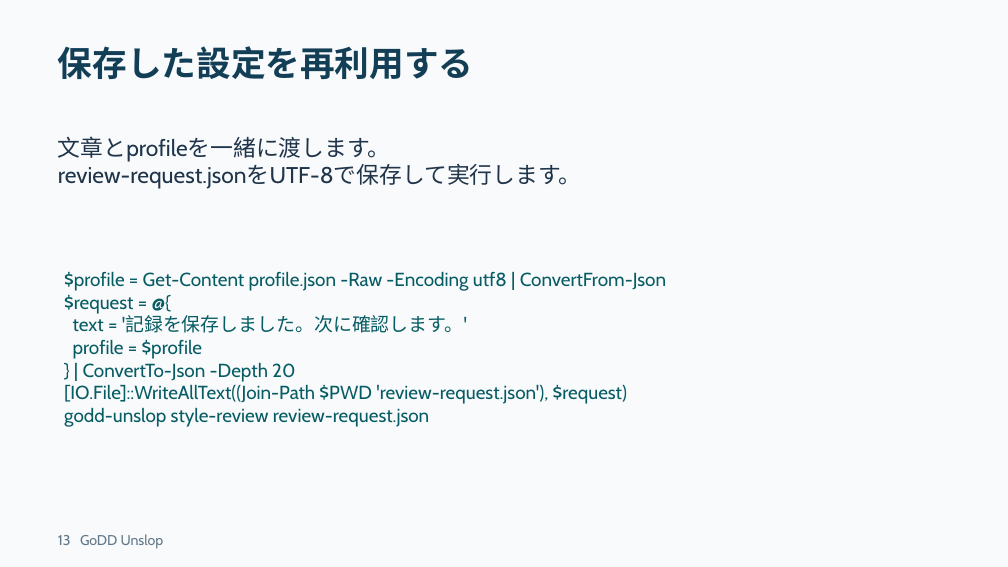
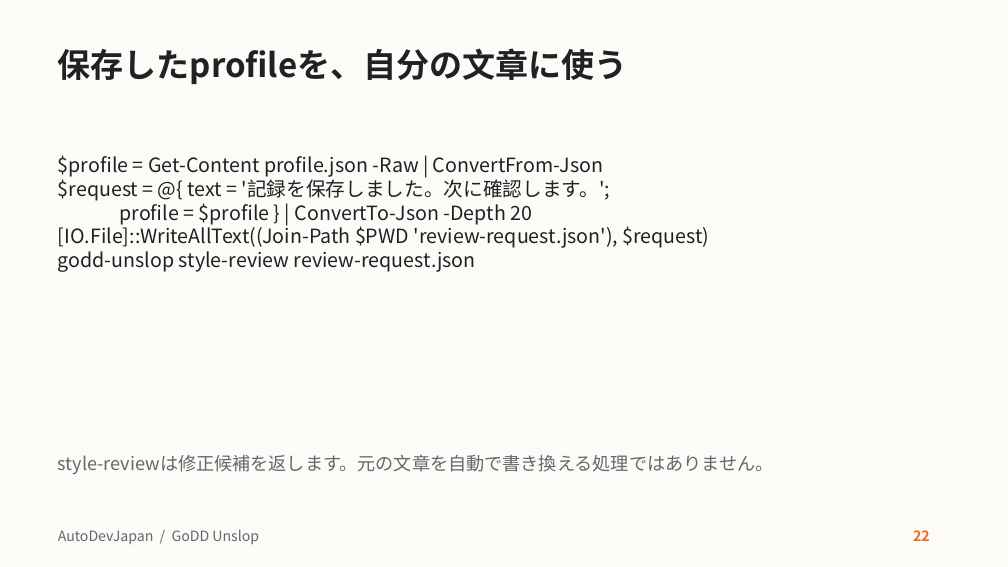
Before and after one commit to AutoDevJapan/GoDD-Unslop, a slide deck: slide 22 of docs/user-guide.pptx (slide 13 before the commit). Drawn at 1008x567 pixels with LibreOffice and Linux fonts; fonts in the diff are those of the drawing. Boxes give left, top, right and bottom in pixels: in the first picture for what was removed or moved away, otherwise in the second. Text is boxed around its words. In the diff, an @@ line names an element or a change of style, - is before the commit and + after.

Commit message:
ADJテンプレートとAI改稿の図解ガイドを追加する

```diff
--- a/docs/user-guide.pptx
+++ b/docs/user-guide.pptx
@@ background #F8FAFC to #FCFBF8 @@
@@ title at (58,48,628,84): text changed; size 33 to 31.5 pt; font Cabin to Noto Sans CJK JP; text colour #123E56 to #202123 @@
-保存した設定を再利用する
+保存したprofileを、自分の文章に使う
@@ text removed at (58,136,582,189) @@
-文章とprofileを一緒に渡します。
-review-request.jsonをUTF-8で保存して実行します。
@@ text "$profile = Get-Content profile.json -Raw ...": place and size @@
-text "$profile = Get-Content profile.json -Raw ..." at (64,271,666,427)
+text "$profile = Get-Content profile.json -Raw ..." at (58,155,710,272)
@@ text at (58,155,610,225): text changed; size 18 to 18.8 pt; font Cabin to Noto Sans CJK JP; text colour #075C64 to #202123 @@
-$profile = Get-Content profile.json -Raw -Encoding utf8 | ConvertFrom-Json
-$request = @{
-text = '記録を保存しました。次に確認します。'
-profile = $profile
-} | ConvertTo-Json -Depth 20
+$profile = Get-Content profile.json -Raw | ConvertFrom-Json
+$request = @{ text = '記録を保存しました。次に確認します。';
+profile = $profile } | ConvertTo-Json -Depth 20
@@ text at (58,223,710,272): size 18 to 18.8 pt, font Cabin to Noto Sans CJK JP, text colour #075C64 to #202123 in "[IO.File]::WriteAllText((Join-Path $PWD 'review-request.json ...", "godd-unslop style-review review-request.json" @@
@@ text added at (58,454,774,474), 17.2 pt, text #65676C @@
+style-reviewは修正候補を返します。元の文章を自動で書き換える処理ではありません。
@@ text at (58,529,259,544): text changed; font Cabin to Noto Sans CJK JP; text colour #627888 to #65676C @@
-13 GoDD Unslop
+AutoDevJapan / GoDD Unslop
@@ text added at (913,530,930,541), 13.5 pt, text #F16A18, bold @@
+22
```
Also in this commit, not shown: 2 other slides changed, 23 slides added, 17 slides removed, 10 other files.
